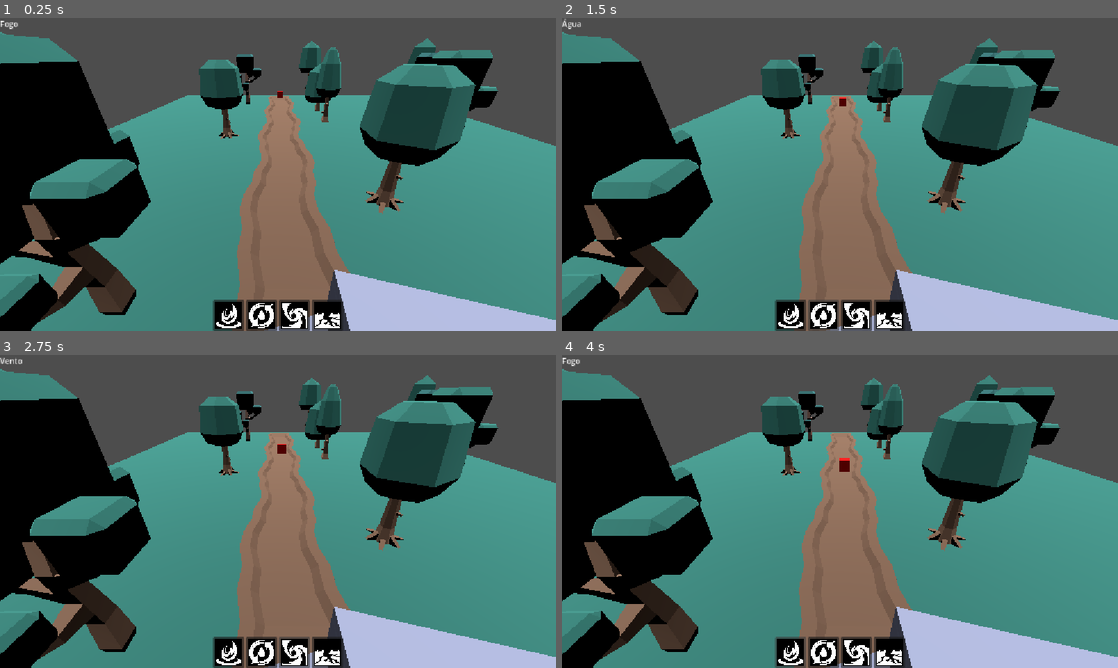
Above: before the commit, frames 1-4 (two rows, left to right).
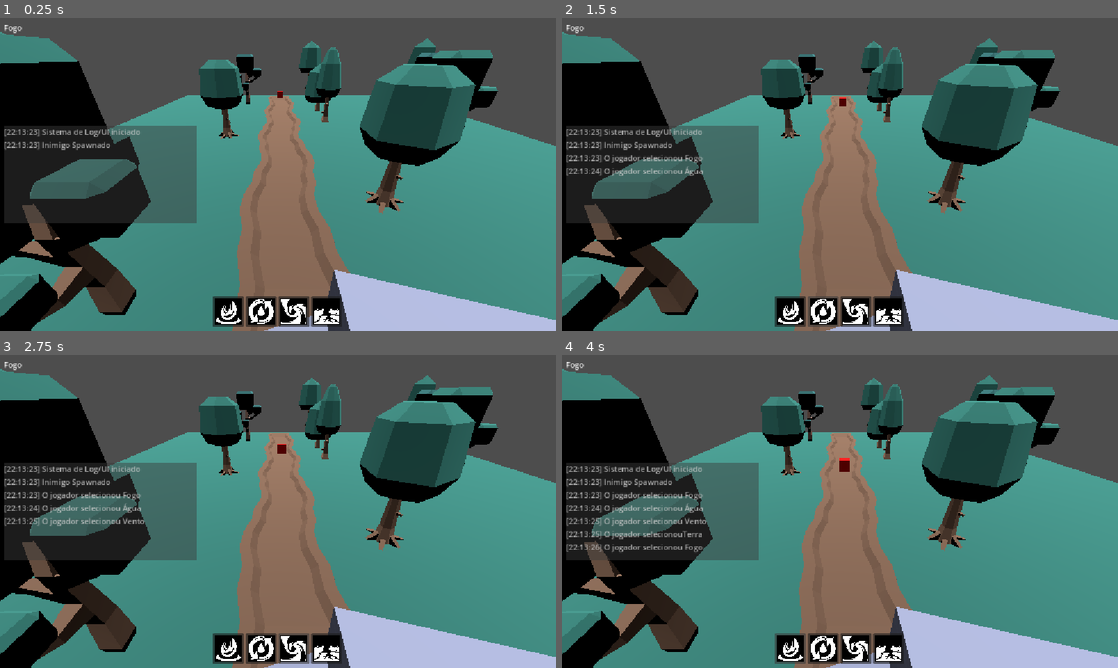
Above: after the commit, the same moments.

Repository: Guilherme-Coto/tower-defense-bci
Game: Godot game, scene res://scenes/cena_1.tscn
Same seed, same stepped clock (60 frames per second), same inputs: the game is played once before the commit and once after it.
Inputs (mouse positions are in pixels of both pictures, inside the frame that each line leads up to; where the layout moved, square brackets give the same spot in the first picture):
- Up to frame 1 (0.25 s): no input
- Up to frame 2 (1.5 s): click (789, 312) [789, 315] at 0.5 s; click (823, 312) [823, 315] at 1.25 s
- Up to frame 3 (2.75 s): click (294, 649) [294, 652] at 2 s
- Up to frame 4 (4 s): click (890, 649) [890, 652] at 2.75 s; click (789, 649) [789, 652] at 3.5 s

The runs differ from the first frame. In frame 1, 12% of the frame differs, in the area x 0-62%, y 0-100%; in frame 2, 12%; in frame 3, 12%; in frame 4, 12%.

Commit message:
Sistema de Logs

Diff:
--- a/project.godot
+++ b/project.godot
@@ -27,6 +27,11 @@
 "events": [Object(InputEventKey,"resource_local_to_scene":false,"resource_name":"","device":16,"window_id":0,"alt_press …(190 unchanged characters)…
 ]
 }
+log={
+"deadzone": 0.2,
+"events": [Object(InputEventKey,"resource_local_to_scene":false,"resource_name":"","device":16,"window_id":0,"alt_pressed":false,"shift_pressed":false,"ctrl_pressed":false,"meta_pressed":false,"pressed":false,"keycode":0,"physical_keycode":84,"key_label":0,"unicode":0,"location":0,"echo":false,"script":null)
+]
+}
 
 [physics]
 
--- a/scenes/cena_1.tscn
+++ b/scenes/cena_1.tscn
@@ -43,6 +43,9 @@
 "tilts": PackedFloat32Array(0, 0)
 }
 point_count = 2
+
+[sub_resource type="StyleBoxFlat" id="StyleBoxFlat_sgflu"]
+bg_color = Color(0.23137255, 0.23137255, 0.23137255, 0.47058824)
 
 [node name="Level_1" type="Node3D" unique_id=1881958309]
 
@@ -341,10 +344,14 @@
 
 [node name="CanvasLayer" type="CanvasLayer" parent="." unique_id=1803210829]
 
-[node name="UI" type="MarginContainer" parent="CanvasLayer" unique_id=96816421]
+[node name="UI" type="MarginContainer" parent="CanvasLayer" unique_id=96816421 groups=["UIManager"]]
 anchors_preset = 15
 anchor_right = 1.0
 anchor_bottom = 1.0
+offset_left = 8.0
+offset_top = 8.0
+offset_right = -10.0
+offset_bottom = -8.0
 grow_horizontal = 2
 grow_vertical = 2
 mouse_filter = 2
@@ -407,6 +414,21 @@
 icon_alignment = 1
 expand_icon = true
 
+[node name="PanelContainer" type="PanelContainer" parent="CanvasLayer/UI" unique_id=1863891778]
+layout_mode = 2
+size_flags_horizontal = 0
+size_flags_vertical = 4
+theme_override_styles/panel = SubResource("StyleBoxFlat_sgflu")
+
+[node name="LogScrollBar" type="ScrollContainer" parent="CanvasLayer/UI/PanelContainer" unique_id=1616346039]
+custom_minimum_size = Vector2(400, 200)
+layout_mode = 2
+size_flags_horizontal = 0
+size_flags_vertical = 4
+
+[node name="VBCLogs" type="VBoxContainer" parent="CanvasLayer/UI/PanelContainer/LogScrollBar" unique_id=1552454658]
+layout_mode = 2
+
 [connection signal="pressed" from="CanvasLayer/UI/VBoxContainer/HBoxContainer/btn_fire" to="CanvasLayer/UI" method="_on_btn_fire_pressed"]
 [connection signal="pressed" from="CanvasLayer/UI/VBoxContainer/HBoxContainer/btn_water" to="CanvasLayer/UI" method="_on_btn_water_pressed"]
 [connection signal="pressed" from="CanvasLayer/UI/VBoxContainer/HBoxContainer/btn_wind" to="CanvasLayer/UI" method="_on_btn_wind_pressed"]
--- /dev/null
+++ b/scenes/lbl_text_log.tscn
@@ -0,0 +1,6 @@
+[gd_scene format=3 uid="uid://c1j6qf0dvr413"]
+
+[node name="lbl_text_log" type="Label" unique_id=462796673]
+custom_minimum_size = Vector2(400, 0)
+theme_override_colors/font_color = Color(0.8132577, 0.8132577, 0.81325775, 0.8)
+autowrap_mode = 2
--- a/scripts/UIManager.gd
+++ b/scripts/UIManager.gd
@@ -1,18 +1,28 @@
 extends MarginContainer
+
+const label_prefab = preload("res://scenes/lbl_text_log.tscn")
 
 @onready var tower = get_tree().get_first_node_in_group("tower")
 @onready var lbl_element = $VBox_element/lbl_element
+@onready var log_container = $PanelContainer/LogScrollBar/VBCLogs
+@onready var log_scrollbar = $PanelContainer/LogScrollBar
 
+func _ready() -> void:
+	add_text_to_log("Sistema de Log/UI iniciado")
+
+func _input(event: InputEvent) -> void:
+	if event.is_action_pressed("log"):
+		log_scrollbar.visible = not log_scrollbar.visible
 
 func on_button_power_clicket(element : Weak_System.ELEMENT):
 	if element == Weak_System.ELEMENT.Fire:
-		lbl_element.text = "Fogo"
+		add_text_to_log("O jogador selecionou Fogo")
 	elif element == Weak_System.ELEMENT.Water:
-		lbl_element.text = "Água"
+		add_text_to_log("O jogador selecionou Água")
 	elif element == Weak_System.ELEMENT.Wind:
-		lbl_element.text = "Vento"
+		add_text_to_log("O jogador selecionou Vento")
 	elif element == Weak_System.ELEMENT.Earth:
-		lbl_element.text = "Terra"
+		add_text_to_log("O jogador selecionouTerra")
 
 	tower.change_element(element)
 
@@ -27,3 +37,18 @@
 
 func _on_btn_earth_pressed() -> void:
 	on_button_power_clicket(Weak_System.ELEMENT.Earth)
+
+func add_text_to_log(text):
+	#espera que seja carregado
+	if log_container == null:
+		await get_tree().process_frame
+
+	var new_label = label_prefab.instantiate()
+	new_label.text = format_text(text);
+	log_container.add_child(new_label)
+	#vai seguindo o texto
+	log_scrollbar.scroll_vertical = log_container.size.y
+
+func format_text(text):
+	var hour = Time.get_time_string_from_system()
+	return "[" + hour + "] " + text
--- a/scripts/enemys/enemy.gd
+++ b/scripts/enemys/enemy.gd
@@ -4,6 +4,7 @@
 
 @onready var shoot_point = $ShootPoint
 @onready var tower = get_tree().get_first_node_in_group("tower")
+@onready var UIManager = get_tree().get_first_node_in_group("UIManager")
 
 @export var speed = 1.0
 @export var element : Weak_System.ELEMENT
@@ -12,7 +13,7 @@
 
 # Called when the node enters the scene tree for the first time.
 func _ready() -> void:
-	print("Inimigo spawnado")
+	UIManager.add_text_to_log("Inimigo Spawnado")
 
 # Called every frame. 'delta' is the elapsed time since the previous frame.
 func _process(delta: float) -> void:
@@ -24,7 +25,7 @@
 func receive_damage(damage: float, attack_element: Weak_System.ELEMENT):
 	#retira vida do inimigo
 	health -= damage * Weak_System.get_damage_mult(attack_element, element)
-	print("Vida deste inimigo: ", health)
+	UIManager.add_text_to_log(str("Vida do inimigo: ",health))
 
 #função de disparar
 func shoot():
@@ -35,4 +36,5 @@
 	new_shoot.set_target(tower)
 
 func end():
+	UIManager.add_text_to_log("Inimigo morto")
 	queue_free()
--- a/scripts/tower.gd
+++ b/scripts/tower.gd
@@ -1,9 +1,10 @@
 extends Node3D
 
-const bullet = preload("res://scenes/bullet.tscn") # Cria esta cena no Passo 3!
+const bullet = preload("res://scenes/bullet.tscn")
 
 @onready var shoot_point = $ShootPoint
 @onready var timer_attack = $TimerAttack
+@onready var UIManager = get_tree().get_first_node_in_group("UIManager")
 
 var health = 1000.0
 
@@ -35,7 +36,7 @@
 #função que lida com o contacto de um inimigo com a área
 func _on_enemy_entered(body: Node3D) -> void:
 	if body.is_in_group("enemies"):
-		print("inimigo detetado")
+		UIManager.add_text_to_log("Torre detetou um inimigo")
 		enemies_in_range.append(body)
 
 #função que lida com a saída de um inimigo da área
Not shown: 2 places in scenes/cena_1.tscn that only renumber resources
